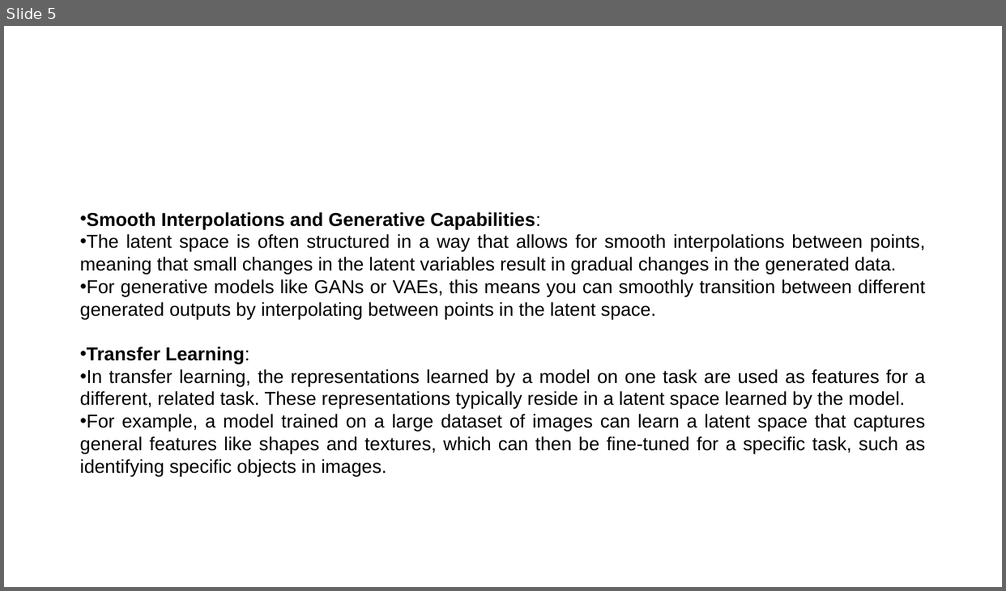
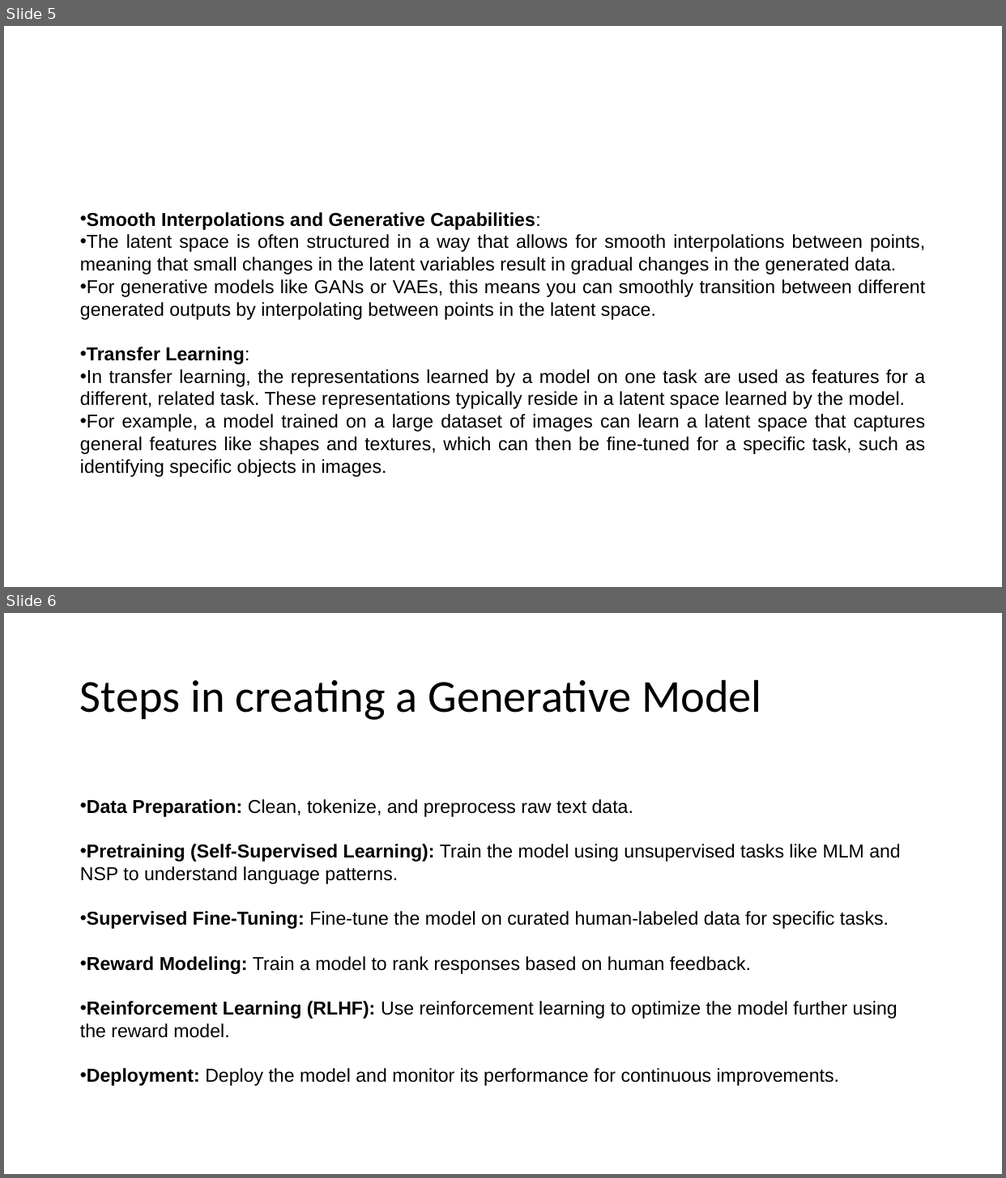
Before and after one commit to basudev2016/genai-dsc-2024, a slide deck: GenAI-2.pptx. Shown one above the other, each under a label of ours: slide 5 before the commit, slides 5 and 6 after it. The pictures are 1006x591 and 1006x1178 pixels, drawn with LibreOffice and Linux fonts; fonts in the diff are those of the drawing. Boxes give left, top, right and bottom in pixels: in the first picture for what was removed or moved away, otherwise in the second. Text is boxed around its words. In the diff, an @@ line names an element or a change of style, - is before the commit and + after.

```diff
--- a/GenAI-2.pptx
+++ b/GenAI-2.pptx
@@ slide 6 added at bbox=[4, 613, 1002, 1174], background #FFFFFF @@
@@ title added at bbox=[80, 679, 762, 720], 44 pt, text #000000 @@
+Steps in creating a Generative Model
@@ text added at bbox=[80, 799, 901, 1086], 18 pt, text #000000 @@
+• Data Preparation: Clean, tokenize, and preprocess raw text data.
+• Pretraining (Self-Supervised Learning): Train the model using unsupervised tasks like MLM and NSP to understand language patterns.
+• Supervised Fine-Tuning: Fine-tune the model on curated human-labeled data for specific tasks.
+• Reward Modeling: Train a model to rank responses based on human feedback.
+• Reinforcement Learning (RLHF): Use reinforcement learning to optimize the model further using the reward model.
+• Deployment: Deploy the model and monitor its performance for continuous improvements.
```
Also in this commit, not shown: 19 other slides added, 2 other files.
